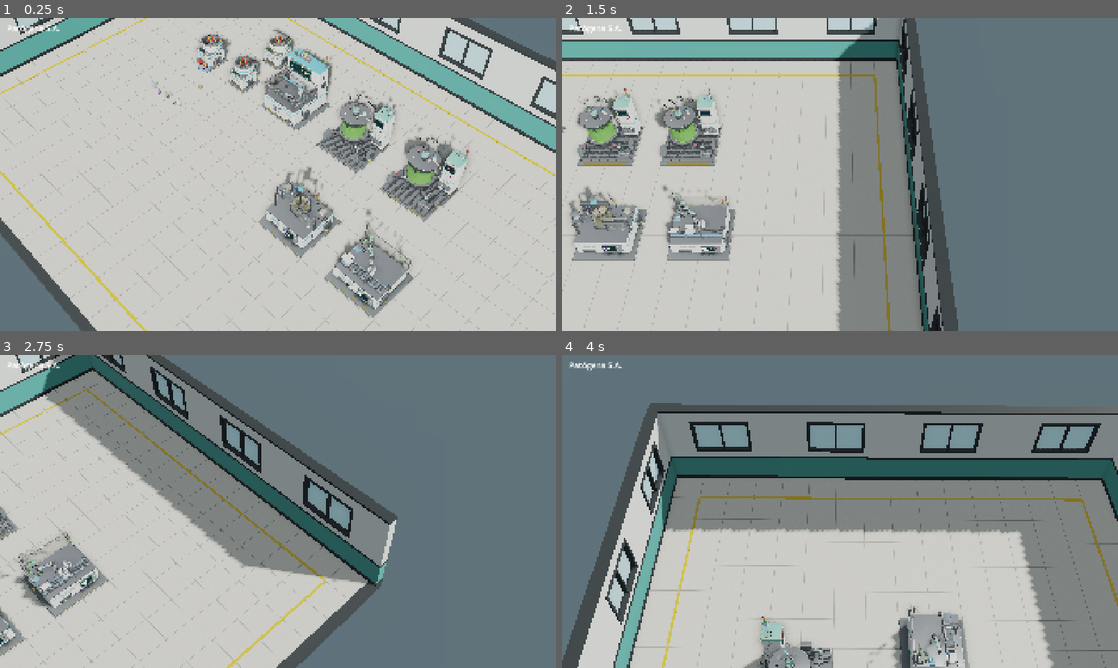
Above: before the commit, frames 1-4 (two rows, left to right).
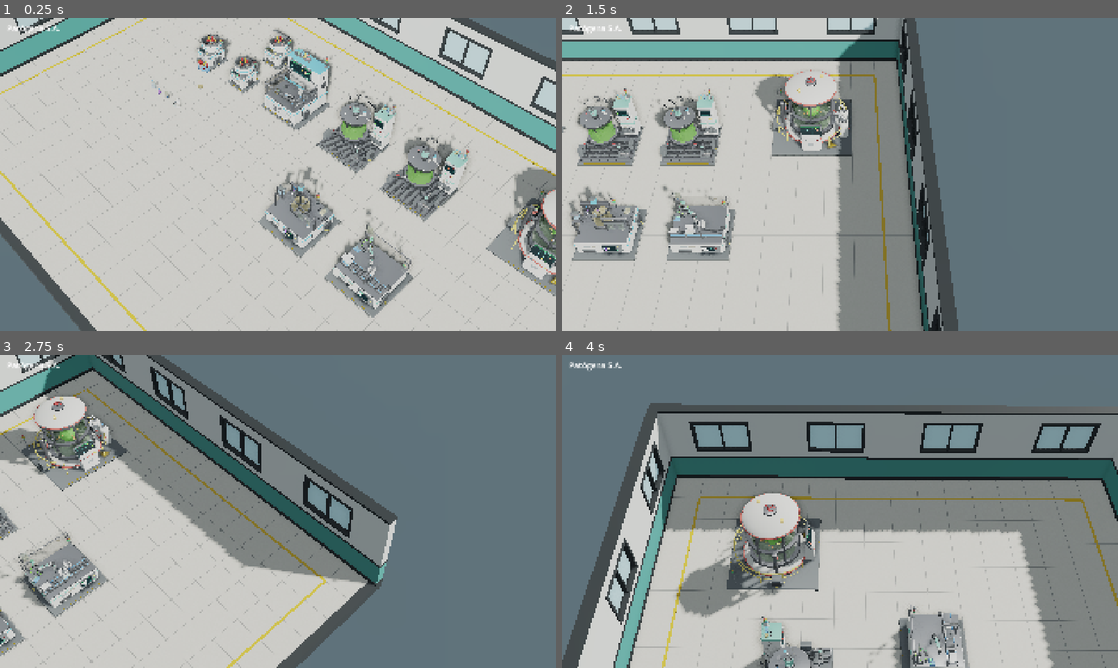
Above: after the commit, the same moments.

Repository: kutedo2001/Patogena
Game: Godot game, scene res://escenas/principal.tscn
Two runs of this game, one before a commit and one after it. Both use one fixed random seed, a clock stepped at 60 frames per second and the inputs below.
Inputs (mouse positions are in pixels of both pictures, inside the frame that each line leads up to):
- Up to frame 1 (0.25 s): no input
- Up to frame 2 (1.5 s): tap Enter at 0.5 s; move the mouse to (962, 158) at 0.52 s; hold Right (ui_right) 0.53-1.25 s; tap Q at 0.6 s; click (962, 158) at 0.67 s; drag from (728, 190) to (812, 237) at 1.27 s
- Up to frame 3 (2.75 s): tap Space at 2 s; move the mouse to (333, 442) at 2.02 s; hold Right (ui_right) from 2.03 s (still down); tap Q at 2.1 s
- Up to frame 4 (4 s): release Right (ui_right) at 2.75 s; drag from (812, 574) to (673, 464) at 2.77 s; move the mouse to (1006, 558) at 3.52 s; hold Left (ui_left) from 3.53 s (still down); tap Q at 3.6 s

The runs differ from the first frame. In frame 1, 2.6% of the frame differs, in the area x 87-100%, y 46-89%; in frame 2, 2.8%; in frame 3, 3.2%; in frame 4, 5.4%, in the area x 20-47%, y 43-84%.

Commit message:
arte: cámara de cepa detallada con virus vivo, inyector y criogenia (P3.5d)
Co-Authored-By: Claude Opus 5.5 <noreply@anthropic.com>
Claude-Session: https://claude.ai/code/session_01FTH4Ncez4QxregiZRWV3gW

Diff:
--- a/scripts/maquina.gd
+++ b/scripts/maquina.gd
@@ -69,6 +69,17 @@
 var _pinza: Node3D
 var _pinza_y0 := 0.0
 var _vial_pinza: Node3D
+# cámara de cepa
+var _virus: Node3D
+var _virus_capa: Node3D
+var _flotar: Node3D
+var _flotar_y0 := 0.0
+var _nieblas: Array[Node3D] = []
+var _iny_carro: Node3D
+var _iny_carro_z0 := 0.0
+var _iny_aguja: Node3D
+var _iny_aguja_x0 := 0.0
+var _vial_iny: Node3D
 var _tapa_ang := 0.0
 var _mat_pantalla: StandardMaterial3D
 var _ui: PantallaMaquina
@@ -128,6 +139,20 @@
 				(mi as MeshInstance3D).material_override = c
 				_mat_resistencia.append(c)
 	_nivel_vaso = _buscar("nivel_vaso")
+	_virus = _buscar("virus")
+	_virus_capa = _buscar("gira_virus_capa")
+	_flotar = _buscar("flotar")
+	if _flotar:
+		_flotar_y0 = _flotar.position.y
+	for n in find_children("niebla_*", "Node3D", true, false):
+		_nieblas.append(n)
+	_iny_carro = _buscar("inyector_carro")
+	if _iny_carro:
+		_iny_carro_z0 = _iny_carro.position.y
+	_iny_aguja = _buscar("inyector_aguja")
+	if _iny_aguja:
+		_iny_aguja_x0 = _iny_aguja.position.x
+	_vial_iny = _buscar("vial_inyeccion")
 	_mover_caja = _buscar("mover_caja")
 	if _mover_caja:
 		_caja_x0 = _mover_caja.position.x
@@ -235,7 +260,12 @@
 		_ui.progreso = _progreso
 		_ui.velocidad = _vel_giro
 	for g in _giratorios:
-		g.rotate_object_local(Vector3.UP, _vel_giro * TAU * 0.7 * dt)
+		var vel := 0.7
+		if g.name.begins_with("gira_baliza"):
+			vel = 1.5 if estado != Estado.APAGADA else 0.0
+			g.rotate_object_local(Vector3.UP, TAU * vel * dt)
+			continue
+		g.rotate_object_local(Vector3.UP, _vel_giro * TAU * vel * dt)
 	for i in _burbujas.size():
 		var b := _burbujas[i]
 		b.position.y += (0.25 + 0.1 * float(i % 3)) * dt * maxf(_vel_giro, 0.0)
@@ -250,6 +280,8 @@
 	_procesos_por_fases(trabaja)
 	if _mover_caja:
 		_envasar(trabaja)
+	if _virus:
+		_cepa(dt, trabaja)
 	if _tapa:
 		# la tapa se abre cuando la máquina espera material (se ve el rotor vacío esperando)
 		var objetivo := deg_to_rad(68.0) if estado == Estado.SIN_MATERIAL else 0.0
@@ -398,3 +430,34 @@
 		_pinza.position.y = _pinza_y0 - 0.07 * baja
 		if _vial_pinza:
 			_vial_pinza.visible = en_ciclo and u > 0.05 and u < 0.5
+
+## Cámara de cepa: el virus flota, gira y late; cada ciclo llega un vial por el raíl,
+## la aguja entra en el cilindro, el virus da un latido fuerte y crece un poco.
+var _crecimiento := 0.0
+func _cepa(dt: float, trabaja: bool) -> void:
+	var p := _progreso
+	_virus.rotate_y(dt * 0.35)
+	_virus.rotate_x(dt * 0.12)
+	if _virus_capa:
+		_virus_capa.rotate_y(-dt * 0.6)
+	var inyecta := 0.0
+	if trabaja and p > 0.55 and p < 0.75:
+		inyecta = sin((p - 0.55) / 0.2 * PI)
+	var latido := 1.0 + 0.04 * sin(_t * 3.2) + 0.12 * inyecta
+	if trabaja and p > 0.74 and p < 0.76:
+		_crecimiento = minf(_crecimiento + dt * 0.4, 0.35)
+	_virus.scale = Vector3.ONE * latido * (1.0 + _crecimiento)
+	if _flotar:
+		_flotar.position.y = _flotar_y0 + sin(_t * 0.9) * 0.05
+	for i in _nieblas.size():
+		_nieblas[i].rotate_y(dt * (0.2 + i * 0.1) * (1 if i % 2 == 0 else -1))
+		_nieblas[i].scale = Vector3(1.0, 1.0 + 0.3 * sin(_t * 1.3 + i), 1.0)
+	if _iny_carro:
+		# el vial baja por el raíl (0–0,5) hasta la altura del puerto y vuelve a subir vacío (0,8–1)
+		var baja := smoothstep(0.0, 0.5, p) * (1.0 - smoothstep(0.8, 1.0, p)) if trabaja else 0.0
+		_iny_carro.position.y = _iny_carro_z0 - 0.0 + 0.0 * baja
+		_iny_carro.position.y = _iny_carro_z0 + 0.25 * (1.0 - baja)
+		if _vial_iny:
+			_vial_iny.visible = not (trabaja and p > 0.75)
+	if _iny_aguja:
+		_iny_aguja.position.x = _iny_aguja_x0 + 0.22 * inyecta
--- a/scripts/materiales.gd
+++ b/scripts/materiales.gd
@@ -79,7 +79,7 @@
 	var b := base as StandardMaterial3D
 	var m := StandardMaterial3D.new()
 	var c := b.albedo_color
-	m.albedo_color = Color(c.r, c.g, c.b, 0.72)
+	m.albedo_color = Color(c.r, c.g, c.b, minf(c.a, 0.72))
 	m.transparency = BaseMaterial3D.TRANSPARENCY_ALPHA
 	m.cull_mode = BaseMaterial3D.CULL_DISABLED
 	m.render_priority = 0
@@ -87,6 +87,6 @@
 	m.metallic_specular = 0.15
 	m.emission_enabled = true
 	m.emission = b.emission if b.emission_enabled else c
-	m.emission_energy_multiplier = 0.5
+	m.emission_energy_multiplier = 0.5 * minf(c.a / 0.72, 1.0)
 	_cache[clave] = m
 	return m
--- a/scripts/pantalla.gd
+++ b/scripts/pantalla.gd
@@ -250,6 +250,7 @@
 		Tipo.BIORREACTOR: _biorreactor(cuerpo)
 		Tipo.MEZCLADORA: _mezcladora(cuerpo)
 		Tipo.ENVASADORA: _envasadora(cuerpo)
+		Tipo.CEPA: _cepa(cuerpo)
 
 func _centrifuga(b: Rect2) -> void:
 	# rotor visto desde arriba con 6 cestillos
@@ -443,3 +444,45 @@
 	_icono(Icono.CAJA, Vector2(x0 + _px(8), b.position.y + _px(40)), _px(14))
 	_txt(Vector2(x0 + _px(20), b.position.y + _px(44)), "%d/h" % int(velocidad * 900), 12, TENUE)
 	_barra(Rect2(x0, b.end.y - _px(14), b.end.x - x0 - _px(4), _px(8)), p, TINTA)
+
+## Árbol de mutaciones: 3 ramas × 4 niveles; las hechas en verde, la que se inyecta parpadea.
+const RAMAS := [Color(0.9, 0.3, 0.25), Color(0.3, 0.7, 1.0), Color(0.95, 0.75, 0.2)]
+func _cepa(b: Rect2) -> void:
+	var cols := 3
+	var filas := 4
+	var gw := b.size.x * 0.68
+	var dx := gw / cols
+	var dy := b.size.y / filas
+	var hechas := [3, 2, 1]
+	var curso := int(_t / 6.0) % 3
+	for c in cols:
+		var x := b.position.x + dx * (c + 0.5)
+		for f in filas:
+			var y := b.end.y - dy * (f + 0.5)
+			if f < filas - 1:
+				draw_line(Vector2(x, y), Vector2(x, y - dy), TENUE if f + 1 >= hechas[c] else RAMAS[c], _px(2))
+			var rr := minf(dx, dy) * 0.28
+			var hecha: bool = f < hechas[c]
+			var siguiente: bool = f == hechas[c] and c == curso
+			if hecha:
+				draw_circle(Vector2(x, y), rr, RAMAS[c])
+				draw_circle(Vector2(x, y), rr * 0.45, FONDO)
+			elif siguiente:
+				var a := 0.5 + 0.5 * sin(_t * 6.0)
+				draw_circle(Vector2(x, y), rr, Color(RAMAS[c], 0.3 + 0.5 * a))
+				_anillo(Vector2(x, y), rr * 1.3, progreso, TINTA, _px(2.5))
+			else:
+				draw_arc(Vector2(x, y), rr, 0, TAU, 20, TENUE, _px(1.5))
+		draw_line(Vector2(x - dx * 0.3, b.end.y + _px(2)), Vector2(x + dx * 0.3, b.end.y + _px(2)), RAMAS[c], _px(3))
+	# datos a la derecha: % infectado y virulencia
+	var x0 := b.position.x + gw + _px(12)
+	_txt(Vector2(x0, b.position.y + _px(26)), "%d%%" % (12 + int(_t / 4.0) % 80), 26, Color(0.5, 1.0, 0.2))
+	_txt(Vector2(x0, b.position.y + _px(46)), "☣", 16, TENUE)
+	for i in 5:
+		var on := i < 3
+		draw_rect(Rect2(x0 + _px(22) + i * _px(12), b.position.y + _px(36), _px(9), _px(10)), Color(0.9, 0.3, 0.25) if on else REJILLA)
+	var pts := PackedVector2Array()
+	for i in 30:
+		var u := i / 29.0
+		pts.append(Vector2(x0 + u * (b.end.x - x0 - _px(4)), b.end.y - _px(4) - (1.0 / (1.0 + exp(-(u - 0.6) * 8.0))) * b.size.y * 0.45))
+	draw_polyline(pts, Color(0.5, 1.0, 0.2), _px(2), true)
--- a/scripts/principal.gd
+++ b/scripts/principal.gd
@@ -9,7 +9,7 @@
 ## Duración del ciclo animado por tipo de máquina (para que los procesos se lean; la receta real la fijará P4).
 const CICLO_VISUAL := {
 	PantallaMaquina.Tipo.CENTRIFUGA: 3.0, PantallaMaquina.Tipo.SECUENCIADOR: 6.0, PantallaMaquina.Tipo.BIORREACTOR: 9.0,
-	PantallaMaquina.Tipo.MEZCLADORA: 7.0, PantallaMaquina.Tipo.ENVASADORA: 12.0,
+	PantallaMaquina.Tipo.MEZCLADORA: 7.0, PantallaMaquina.Tipo.ENVASADORA: 12.0, PantallaMaquina.Tipo.CEPA: 8.0,
 }
 
 const MAQUINAS := [
@@ -22,6 +22,7 @@
 	["res://assets/modelos/maquinas/biorreactor.glb", Vector2(4.0, -3.0), 0.0, Maquina.Estado.AVERIA, PantallaMaquina.Tipo.BIORREACTOR],
 	["res://assets/modelos/maquinas/mezcladora.glb", Vector2(2.0, 1.0), 0.0, Maquina.Estado.TRABAJANDO, PantallaMaquina.Tipo.MEZCLADORA],
 	["res://assets/modelos/maquinas/envasadora.glb", Vector2(5.0, 1.0), 0.0, Maquina.Estado.TRABAJANDO, PantallaMaquina.Tipo.ENVASADORA],
+	["res://assets/modelos/maquinas/camara_cepa.glb", Vector2(8.5, -4.0), 0.0, Maquina.Estado.TRABAJANDO, PantallaMaquina.Tipo.CEPA],
 ]
 
 ## Los productos se dibujan a 2,5× su tamaño real para que se lean con la cámara del juego.
Binary file added: assets/modelos/maquinas/camara_cepa.glb
Not shown, added: assets/modelos/maquinas/camara_cepa.glb.import
Binary file added: assets/modelos/maquinas/camara_cepa_aviso_biorriesgo.png
Not shown, added: assets/modelos/maquinas/camara_cepa_aviso_biorriesgo.png.import
Binary file added: assets/modelos/maquinas/camara_cepa_franja_peligro.png
Not shown, added: assets/modelos/maquinas/camara_cepa_franja_peligro.png.import
Binary file added: assets/modelos/maquinas/camara_cepa_mutacion.png
Not shown, added: assets/modelos/maquinas/camara_cepa_mutacion.png.import
Binary file added: assets/modelos/maquinas/camara_cepa_placa_logo.png
Not shown, added: assets/modelos/maquinas/camara_cepa_placa_logo.png.import
Binary file added: docs/capturas/p35d_animacion.gif
Binary file added: docs/capturas/p35d_lamina.jpg
(and 1 more such lines)
